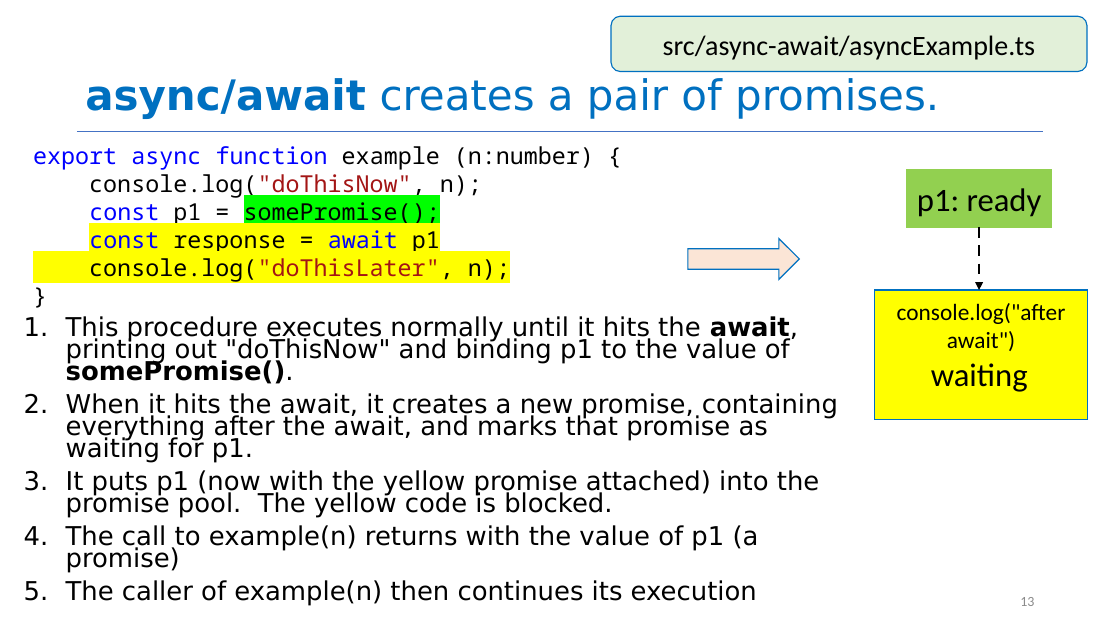
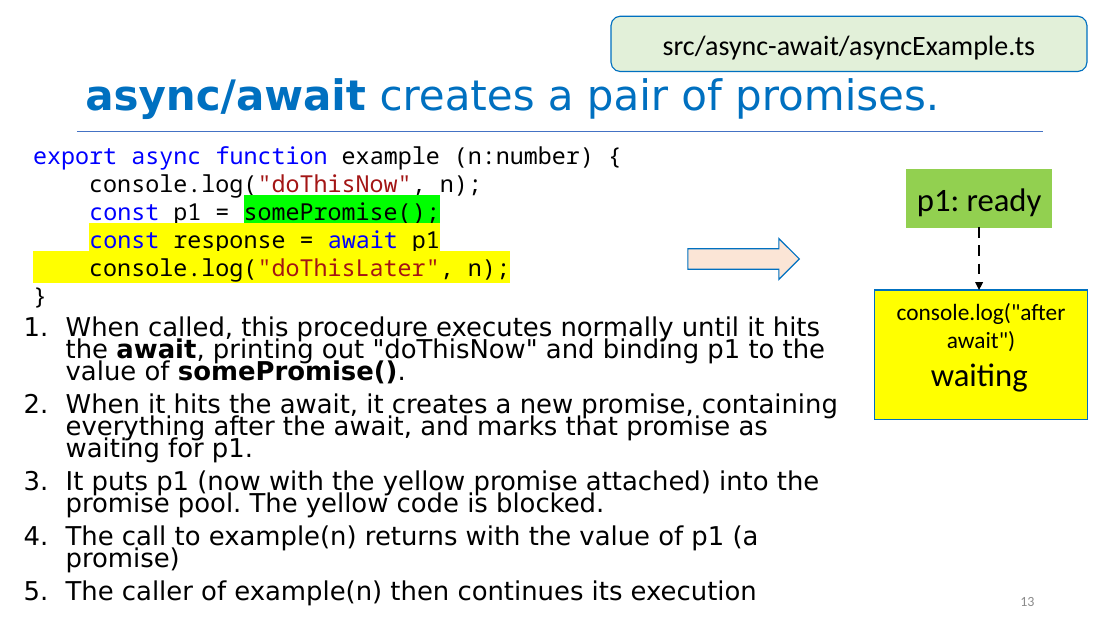
Before and after one commit to neu-se/CS4530-Fall-2024, a slide deck: slide 13 of Slides/Module 06 Concurrency Patterns in Typescript.pptx. Drawn at 1120x630 pixels with LibreOffice and Linux fonts; fonts in the diff are those of the drawing. Boxes give left, top, right and bottom in pixels: in the first picture for what was removed or moved away, otherwise in the second. Text is boxed around its words. In the diff, an @@ line names an element or a change of style, - is before the commit and + after.

```diff
--- a/Slides/Module 06 Concurrency Patterns in Typescript.pptx
+++ b/Slides/Module 06 Concurrency Patterns in Typescript.pptx
@@ text at [66,316,825,384]: text changed @@
-1. This procedure executes normally until it hits the await, printing out "doThisNow" and binding p1 to the value of somePromise().
+1. When called, this procedure executes normally until it hits the await, printing out "doThisNow" and binding p1 to the value of somePromise().
```
Also in this commit, not shown: 3 other slides changed, 1 other file.
